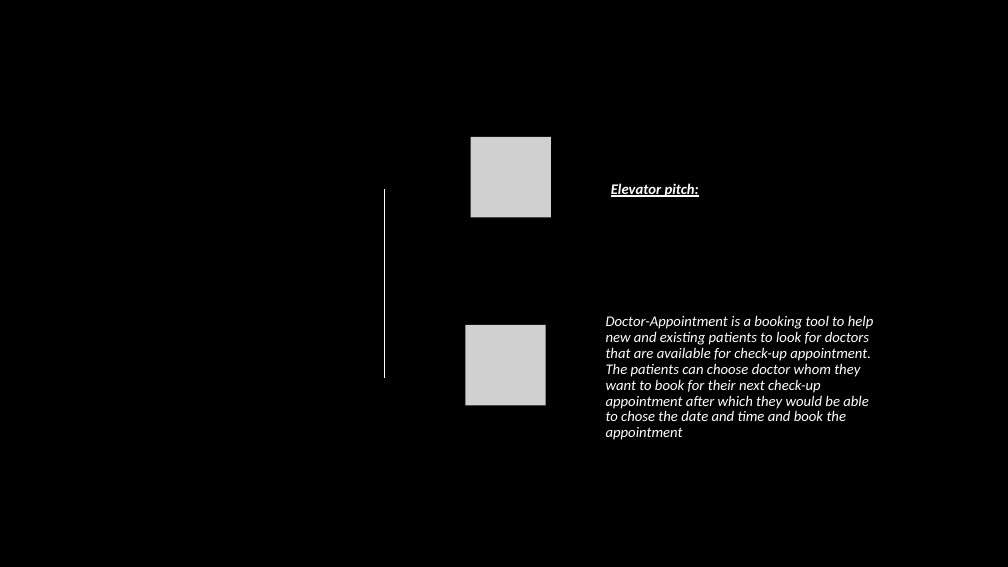
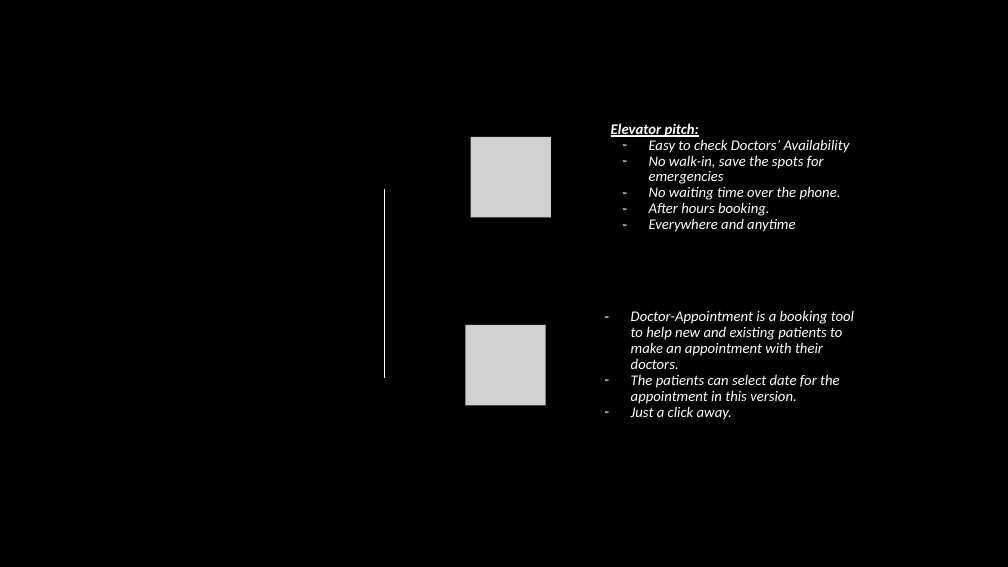
Before and after one commit to SanjeevKumar-DEV/Doctor-Appointment, a slide deck: slide 2 of project-documents/Docto_ Appointment.pptx. Drawn at 1008x567 pixels with LibreOffice and Linux fonts; fonts in the diff are those of the drawing; grey boxes stand for pictures; background and template pictures are left out. Boxes give left, top, right and bottom in pixels: in the first picture for what was removed or moved away, otherwise in the second. Text is boxed around its words. In the diff, an @@ line names an element or a change of style, - is before the commit and + after.

```diff
--- a/project-documents/Docto_ Appointment.pptx
+++ b/project-documents/Docto_ Appointment.pptx
@@ text added at (611, 123, 850, 232), 14 pt, text #FFFFFF, italic @@
+Elevator pitch:
+– Easy to check Doctors’ Availability
+– No walk-in, save the spots for emergencies
+– No waiting time over the phone.
+– After hours booking.
+– Everywhere and anytime
@@ text removed at (611, 183, 699, 197) @@
-Elevator pitch:
@@ text at (631, 310, 854, 420): text changed @@
-Doctor-Appointment is a booking tool to help new and existing patients to look for doctors that are available for check-up appointment. The patients can choose doctor whom they want to book for their next check-up appointment after which they would be able to chose the date and time and book the appointment
+– Doctor-Appointment is a booking tool to help new and existing patients to make an appointment with their doctors.
+– The patients can select date for the appointment in this version.
+– Just a click away.
```
Also in this commit, not shown: 5 other slides changed, 1 other file.
